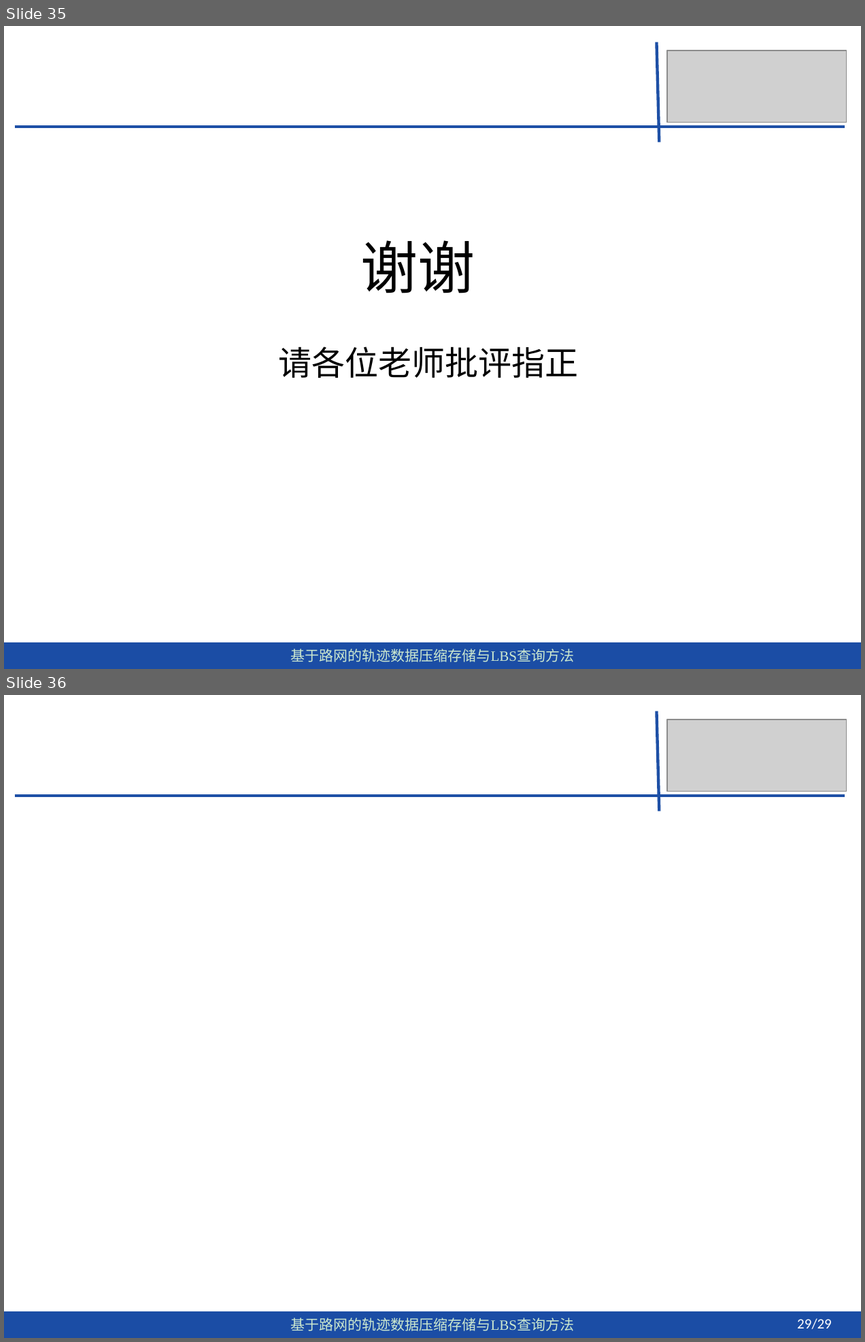
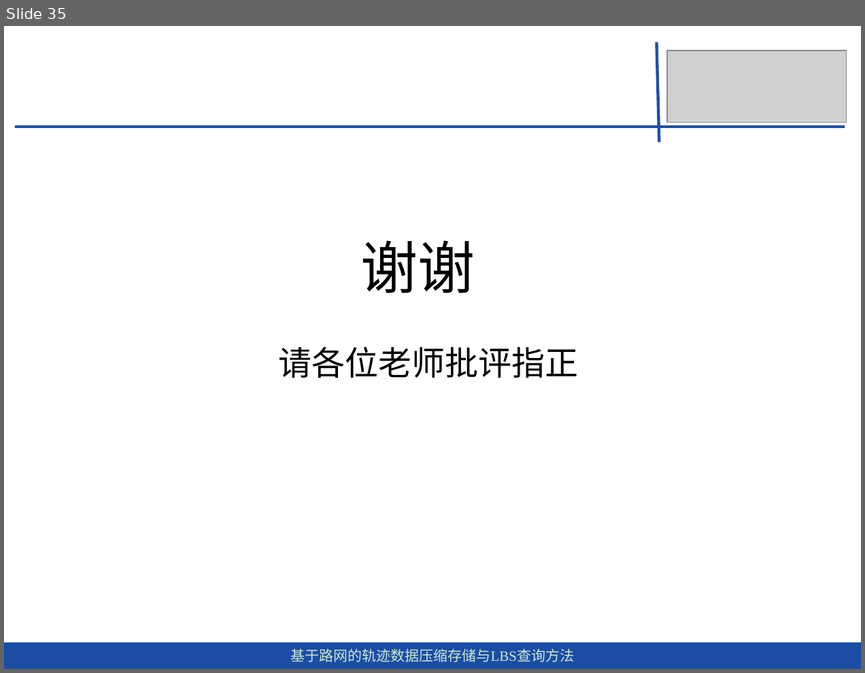
Before and after one commit to dingguangwei/biyelunwen, a slide deck: 答辩——毕设.pptx. Shown one above the other, each under a label of ours: slides 35 and 36 before the commit, slide 35 after it. The pictures are 865x1342 and 865x673 pixels, drawn with LibreOffice and Linux fonts; fonts in the diff are those of the drawing; grey boxes stand for pictures. Boxes give left, top, right and bottom in pixels: in the first picture for what was removed or moved away, otherwise in the second. Text is boxed around its words. In the diff, an @@ line names an element or a change of style, - is before the commit and + after.

```diff
--- a/答辩——毕设.pptx
+++ b/答辩——毕设.pptx
@@ slide 36 removed at (4,695,861,1338), background #CCE8CF @@
@@ group removed at (4,711,861,1338): 2 lines, 1 picture, 1 rectangle @@
-基于路网的轨迹数据压缩存储与LBS查询方法
@@ text removed at (797,1318,832,1329) @@
-29/29
```
Also in this commit, not shown: 10 slides changed, 2 other files.
